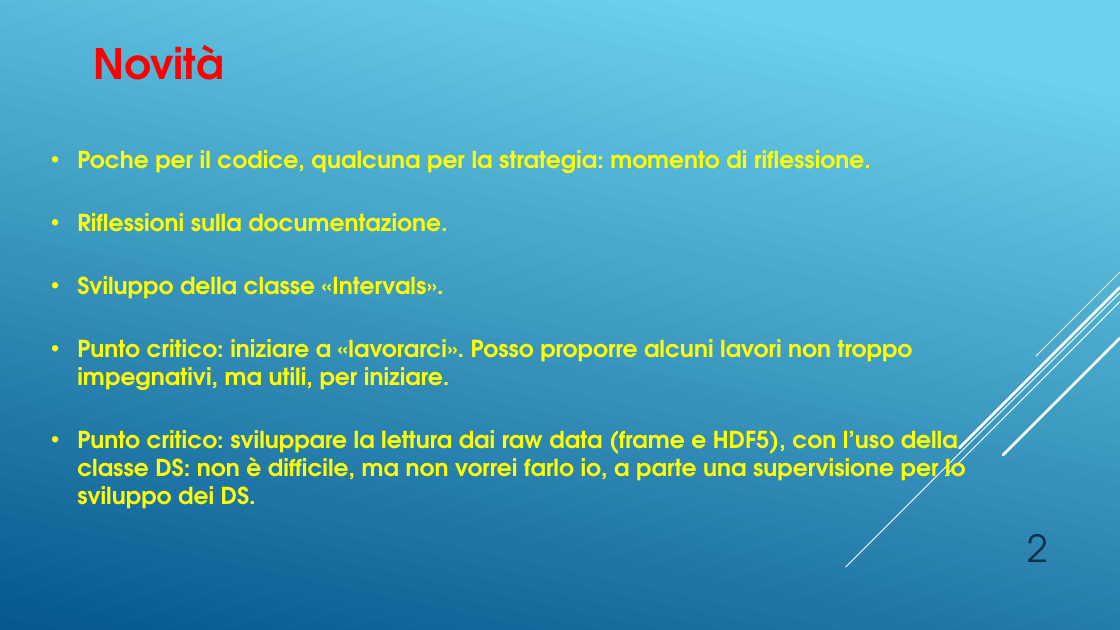
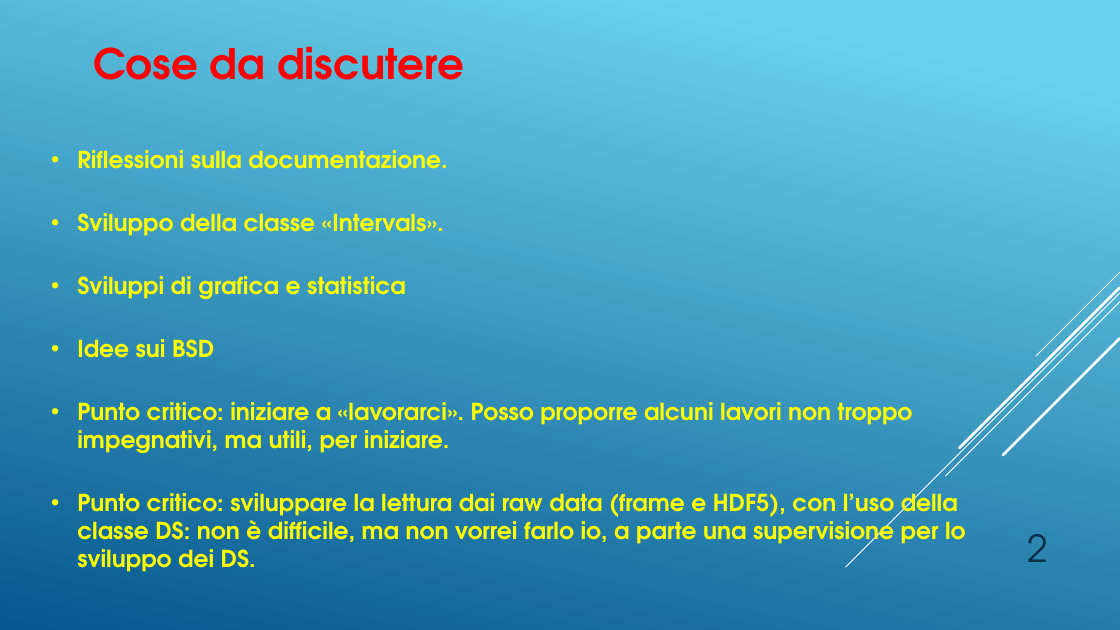
Before and after one commit to SerFrasca/SnagPy, a slide deck: slide 2 of doc/SnagPy04.pptx. Drawn at 1120x630 pixels with LibreOffice and Linux fonts; fonts in the diff are those of the drawing. Boxes give left, top, right and bottom in pixels: in the first picture for what was removed or moved away, otherwise in the second. Text is boxed around its words. In the diff, an @@ line names an element or a change of style, - is before the commit and + after.

```diff
--- a/doc/SnagPy04.pptx
+++ b/doc/SnagPy04.pptx
@@ text at box(93, 46, 464, 80): text changed @@
-Novità
+Cose da discutere
@@ text at box(77, 150, 871, 173): paragraph removed @@
-• Poche per il codice, qualcuna per la strategia: momento di riflessione.
@@ text at box(77, 276, 406, 358): paragraphs added @@
+• Sviluppi di grafica e statistica
+• Idee sui BSD
```
Also in this commit, not shown: 5 other slides changed, 5 slides added, 3 other files.
